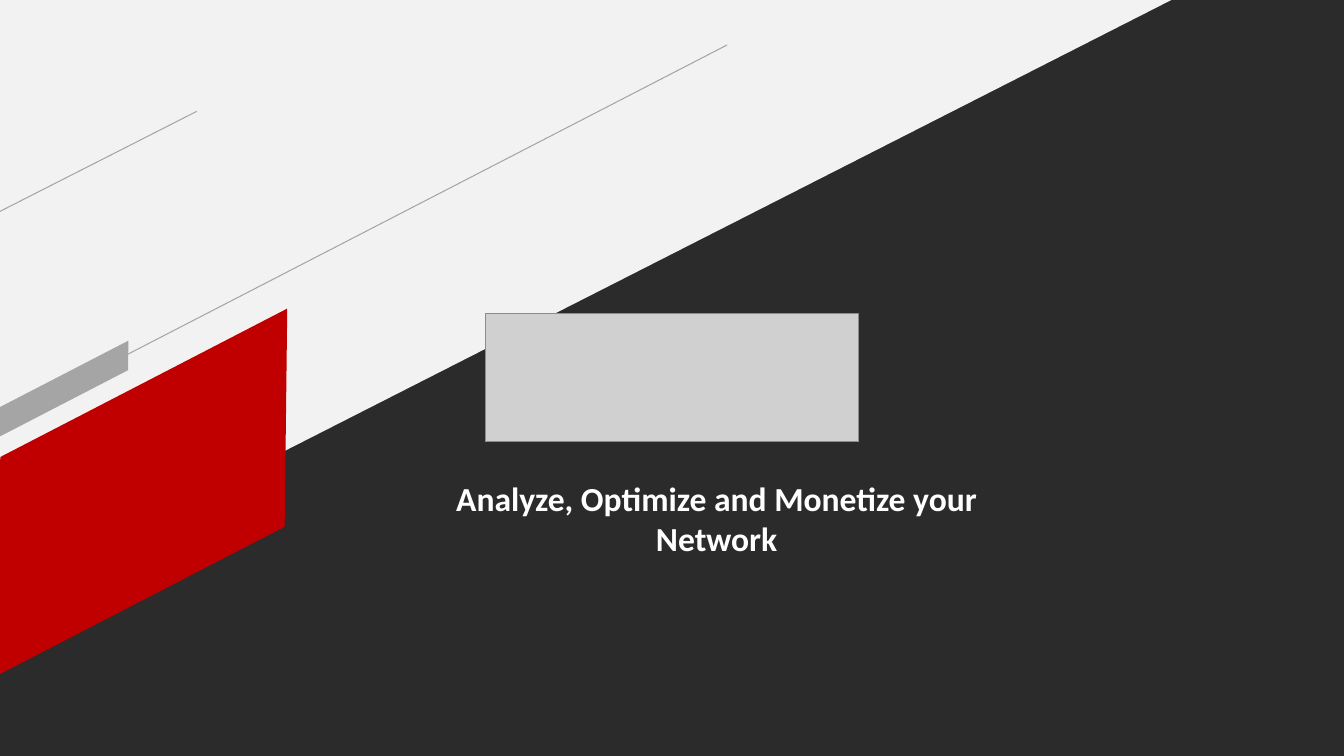
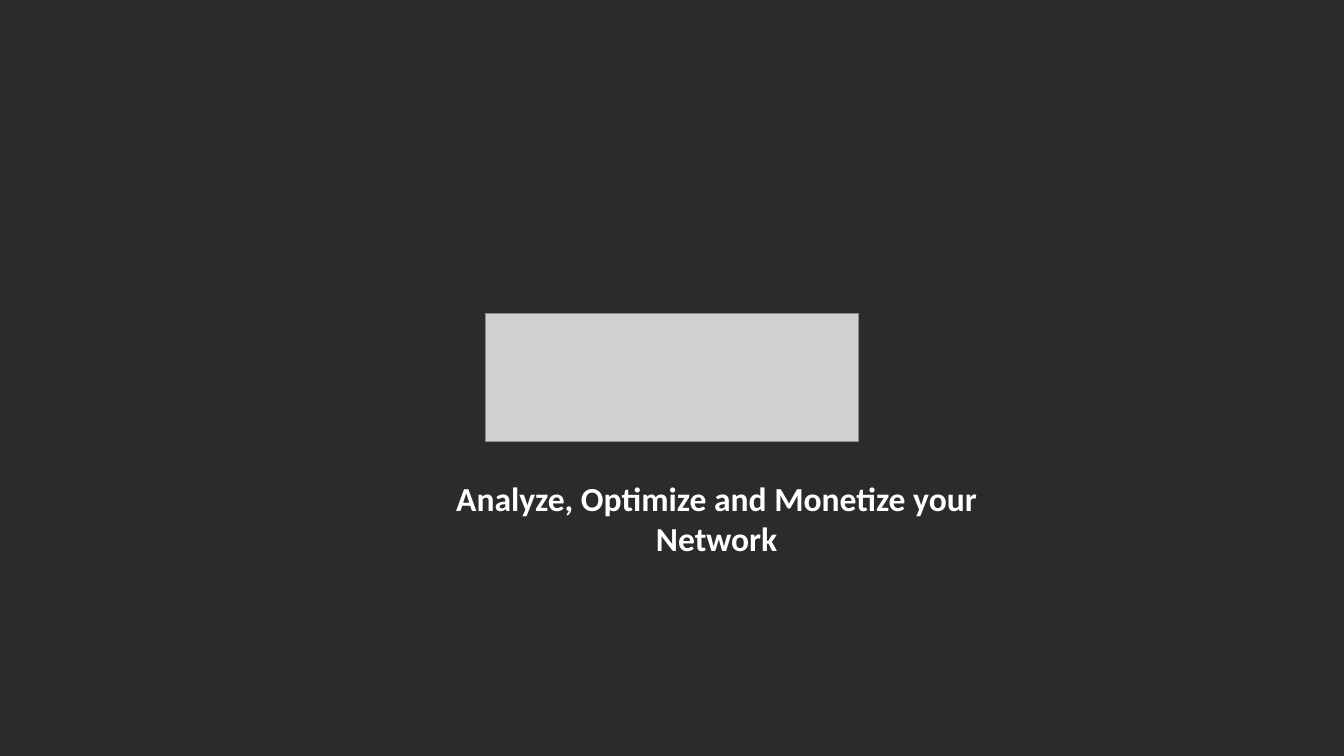
Before and after one commit to SiwaNetwork/QUANTUM, a slide deck: slide 15 of Time-Card/ДОКУМЕНТЫ/МАТЕРИАЛ СТАТЬИ/#65-SyncESMC - an ITU-T G.781 Multi-Clock ESMC Implementation.pptx. Drawn at 1344x756 pixels with LibreOffice and Linux fonts; fonts in the diff are those of the drawing; grey boxes stand for pictures; background and template pictures are left out; a plain dark background stands for a picture behind light text. Boxes give left, top, right and bottom in pixels: in the first picture for what was removed or moved away, otherwise in the second. Text is boxed around its words. In the diff, an @@ line names an element or a change of style, - is before the commit and + after.

```diff
--- a/Time-Card/ДОКУМЕНТЫ/МАТЕРИАЛ СТАТЬИ/#65-SyncESMC - an ITU-T G.781 Multi-Clock ESMC Implementation.pptx
+++ b/Time-Card/ДОКУМЕНТЫ/МАТЕРИАЛ СТАТЬИ/#65-SyncESMC - an ITU-T G.781 Multi-Clock ESMC Implementation.pptx
@@ right triangle removed at (x1=0, y1=0, x2=1172, y2=596) @@
@@ line removed from (0, 420) to (727, 45) @@
@@ line removed from (0, 212) to (197, 111) @@
@@ parallelogram removed at (x1=0, y1=308, x2=375, y2=675) @@
@@ parallelogram removed at (x1=0, y1=341, x2=140, y2=437) @@
```
Also in this commit, not shown: 19 other slides changed, 2 slides removed, 8 other files.
